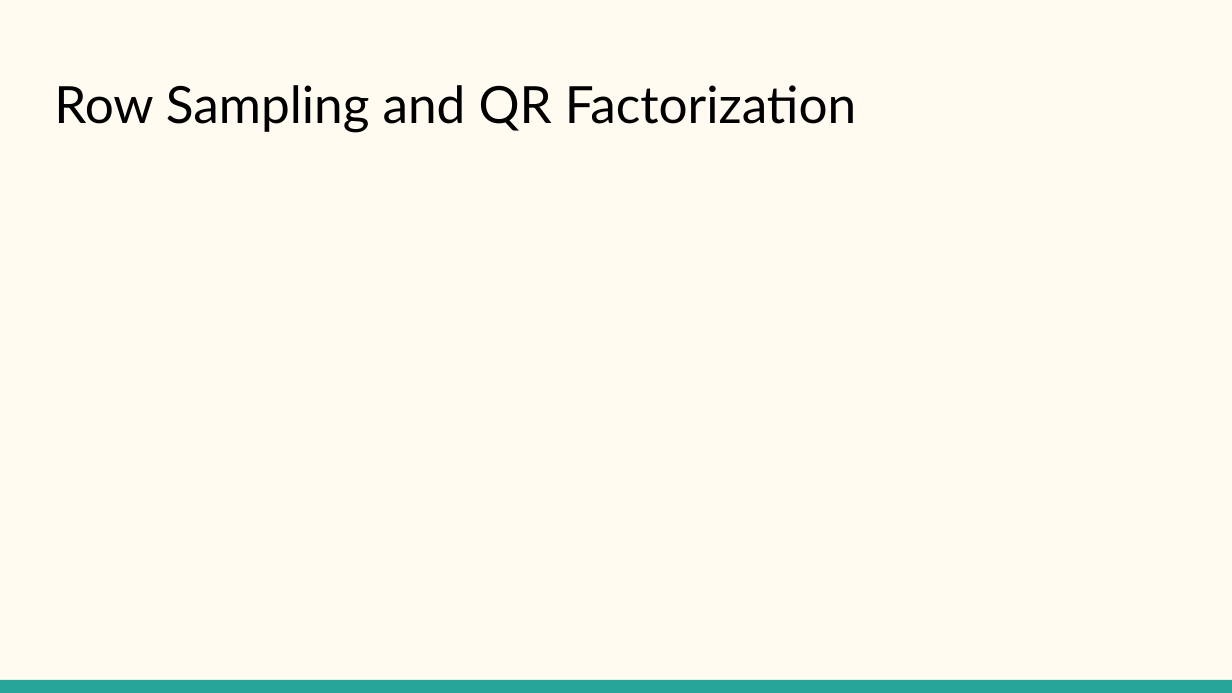
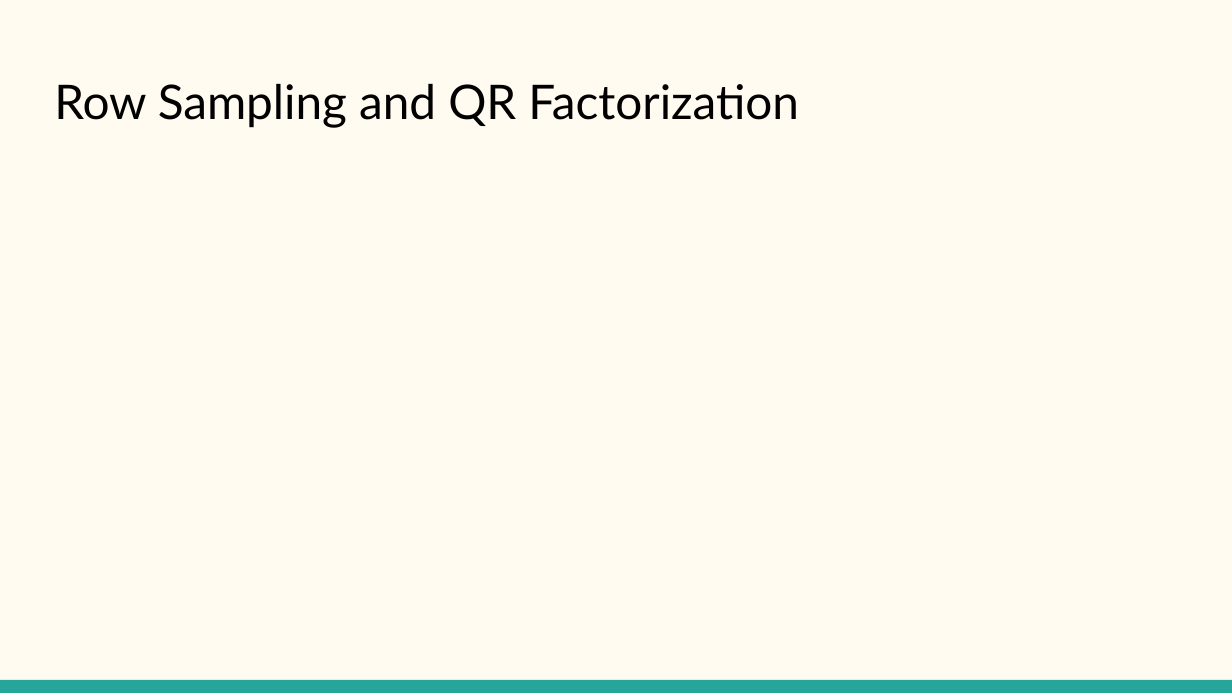
Before and after one commit to dolsob/Randomized-Algorithms-Project, a slide deck: slide 10 of Blendenpik Presentation.pptx. Drawn at 1232x693 pixels with LibreOffice and Linux fonts; fonts in the diff are those of the drawing; grey boxes stand for pictures. Boxes give left, top, right and bottom in pixels: in the first picture for what was removed or moved away, otherwise in the second. Text is boxed around its words. In the diff, an @@ line names an element or a change of style, - is before the commit and + after.

```diff
--- a/Blendenpik Presentation.pptx
+++ b/Blendenpik Presentation.pptx
@@ title "Row Sampling and QR Factorization" at bbox=[54, 84, 799, 128]: size 30 to 27.9 pt @@
```
Also in this commit, not shown: 15 other slides changed, 1 slide added.
